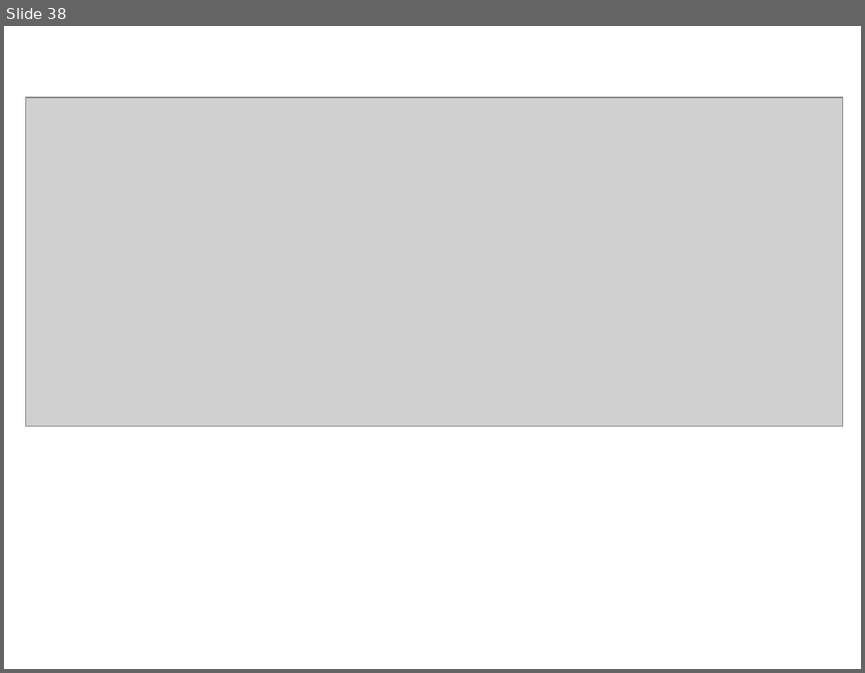
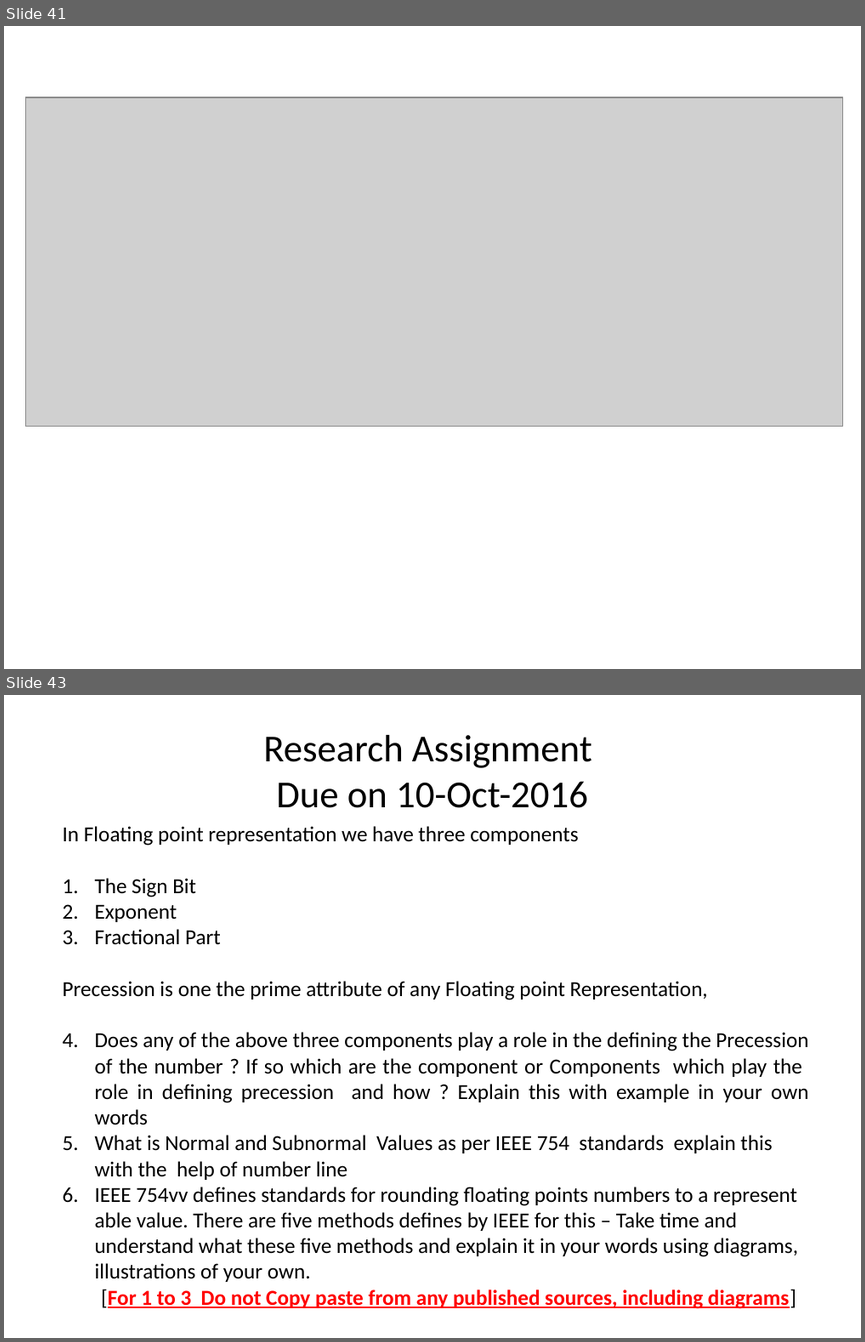
Before and after one commit to girishsukukumar/ARM-Architecture, a slide deck: Module-7.pptx. Shown one above the other, each under a label of ours: slide 38 before the commit, slides 41 and 43 after it; the slides between them are not shown. The pictures are 865x673 and 865x1342 pixels, drawn with LibreOffice and Linux fonts; fonts in the diff are those of the drawing; grey boxes stand for pictures. Boxes give left, top, right and bottom in pixels: in the first picture for what was removed or moved away, otherwise in the second. Text is boxed around its words. In the diff, an @@ line names an element or a change of style, - is before the commit and + after.

```diff
--- a/Module-7.pptx
+++ b/Module-7.pptx
@@ slide 43 added at (x1=4, y1=695, x2=861, y2=1338), background #FFFFFF @@
@@ title added at (x1=263, y1=735, x2=592, y2=808), 32 pt, text #000000 @@
+Research Assignment
+Due on 10-Oct-2016
@@ text added at (x1=63, y1=826, x2=808, y2=1309), 18 pt, text #000000 @@
+In Floating point representation we have three components
+1. The Sign Bit
+2. Exponent
+3. Fractional Part
+Precession is one the prime attribute of any Floating point Representation,
+1. Does any of the above three components play a role in the defining the Precession of the number ? If so which are the component or Components which play the role in defining precession and how ? Explain this with example in your own words
+2. What is Normal and Subnormal Values as per IEEE 754 standards explain this with the help of number line
+3. IEEE 754vv defines standards for rounding floating points numbers to a represent able value. There are five methods defines by IEEE for this – Take time and understand what these five methods and explain it in your words using diagrams, illustrations of your own.
+[For 1 to 3 Do not Copy paste from any published sources, including diagrams]
@@ what was slide 38 is now slide 41 @@
```
Also in this commit, not shown: 5 slides changed, 9 other slides added, 1 slide removed.
